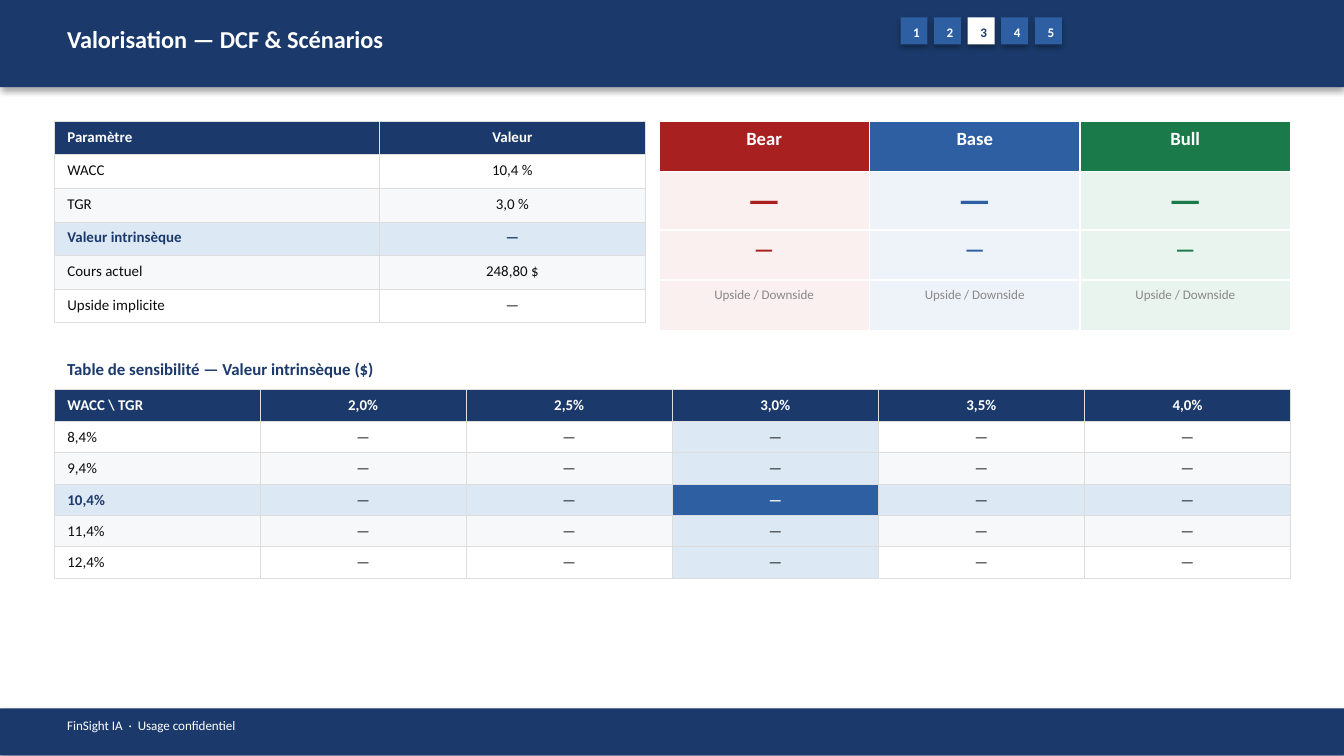
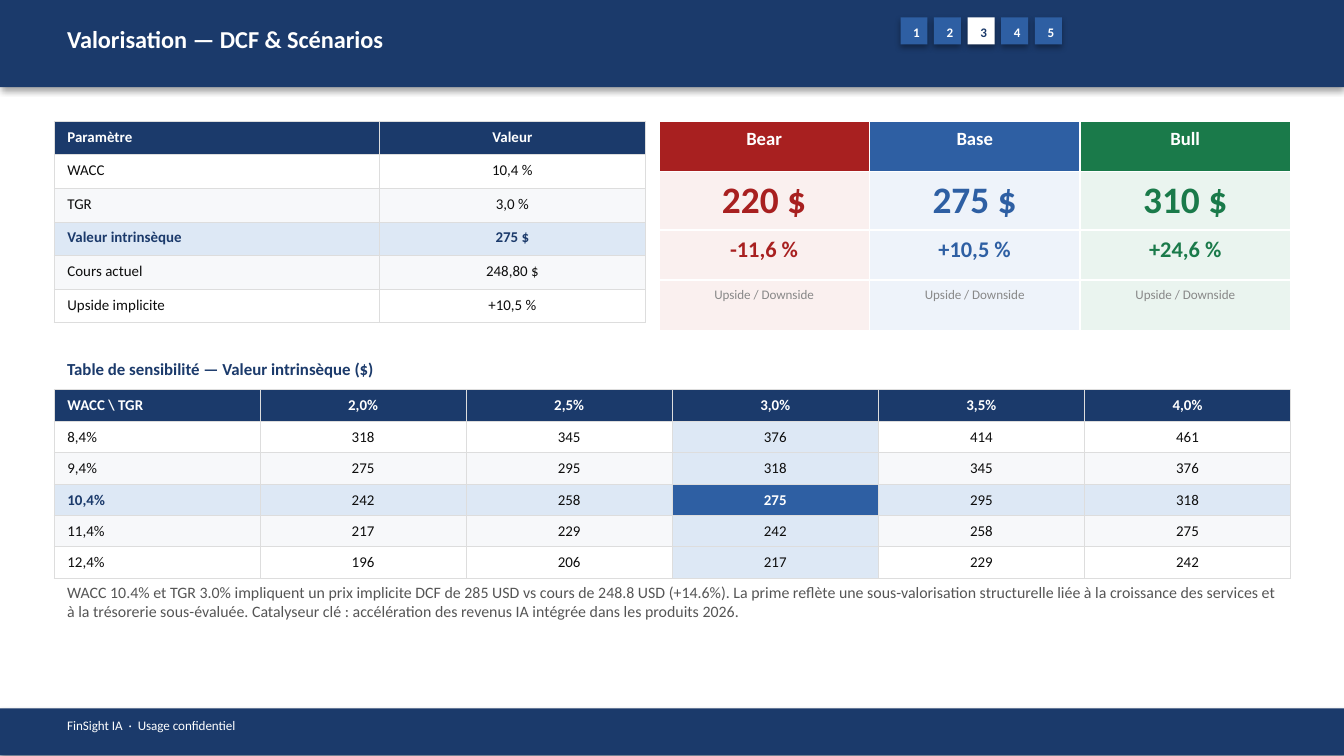
Before and after one commit to baptistejeh07-art/finsight-ia, a slide deck: slide 12 of preview/AAPL/AAPL_pitchbook.pptx. Drawn at 1344x756 pixels with LibreOffice and Linux fonts; fonts in the diff are those of the drawing. Boxes give left, top, right and bottom in pixels: in the first picture for what was removed or moved away, otherwise in the second. Text is boxed around its words. In the diff, an @@ line names an element or a change of style, - is before the commit and + after.

```diff
--- a/preview/AAPL/AAPL_pitchbook.pptx
+++ b/preview/AAPL/AAPL_pitchbook.pptx
@@ table at [54, 121, 645, 323] @@
-row 4, column 2: —
+row 4, column 2: 275 $
-row 6, column 2: —
+row 6, column 2: +10,5 %
@@ table at [659, 121, 1292, 323] @@
-row 2: — | — | —
+row 2: 220 $ | 275 $ | 310 $
-row 3: — | — | —
+row 3: -11,6 % | +10,5 % | +24,6 %
@@ table at [54, 390, 1288, 573] @@
-row 2: 8,4% | — | — | — | — | —
+row 2: 8,4% | 318 | 345 | 376 | 414 | 461
-row 3: 9,4% | — | — | — | — | —
+row 3: 9,4% | 275 | 295 | 318 | 345 | 376
-row 4: 10,4% | — | — | — | — | —
+row 4: 10,4% | 242 | 258 | 275 | 295 | 318
-row 5: 11,4% | — | — | — | — | —
+row 5: 11,4% | 217 | 229 | 242 | 258 | 275
-row 6: 12,4% | — | — | — | — | —
+row 6: 12,4% | 196 | 206 | 217 | 229 | 242
@@ text added at [67, 586, 1275, 620], 8.5 pt, text #555555 @@
+WACC 10.4% et TGR 3.0% impliquent un prix implicite DCF de 285 USD vs cours de 248.8 USD (+14.6%). La prime reflète une sous-valorisation structurelle liée à la croissance des services et à la trésorerie sous-évaluée. Catalyseur clé : accélération des revenus IA intégrée dans les produits 2026.
```
Also in this commit, not shown: 14 other slides changed, 4 other files.
